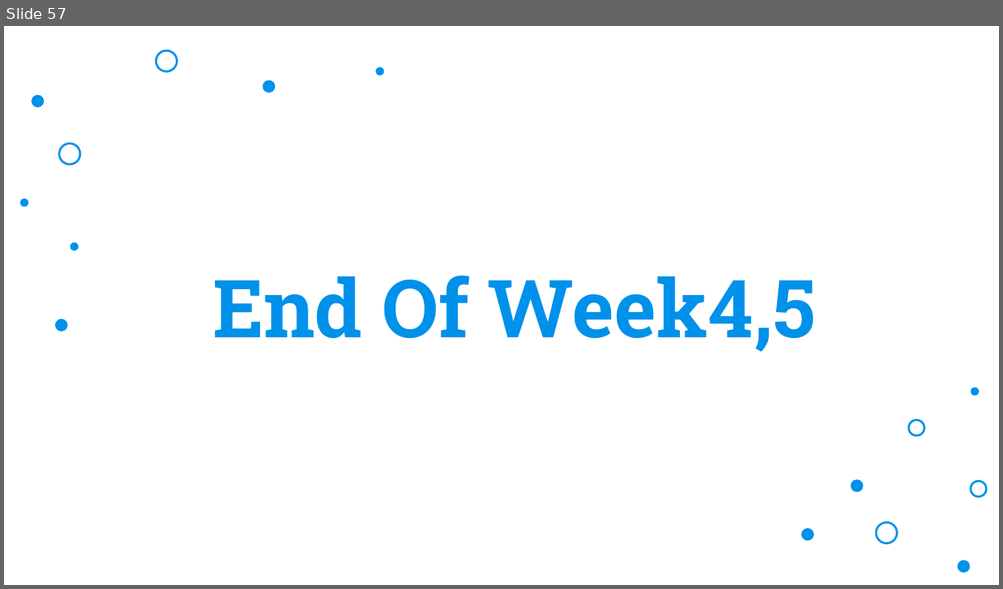
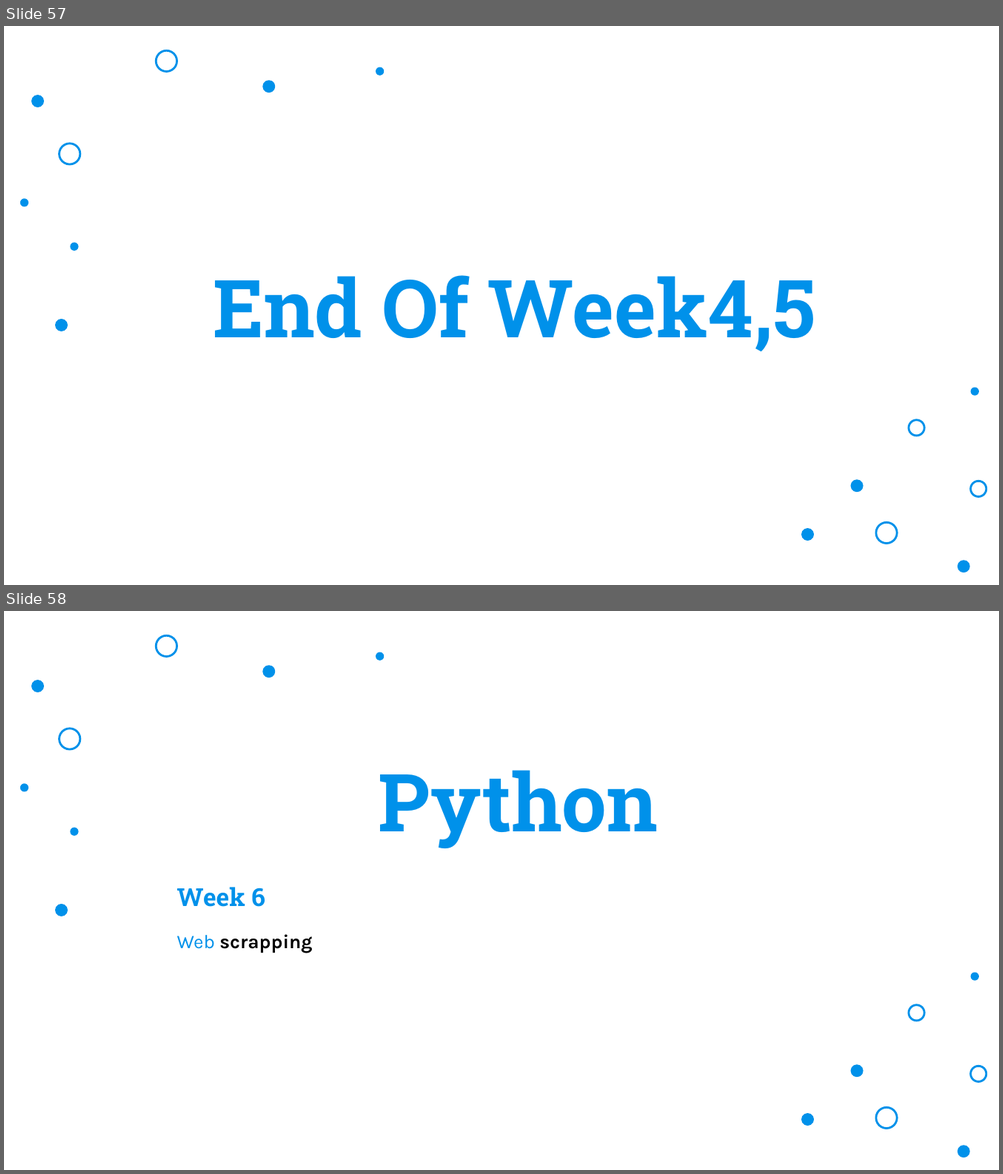
Before and after one commit to Huzaifa1910/TMC-Data-Classes, a slide deck: Data Engineering.pptx. Shown one above the other, each under a label of ours: slide 57 before the commit, slides 57 and 58 after it. The pictures are 1003x589 and 1003x1174 pixels, drawn with LibreOffice and Linux fonts; fonts in the diff are those of the drawing; background and template pictures are left out. Boxes give left, top, right and bottom in pixels: in the first picture for what was removed or moved away, otherwise in the second. Text is boxed around its words. In the diff, an @@ line names an element or a change of style, - is before the commit and + after.

```diff
--- a/Data Engineering.pptx
+++ b/Data Engineering.pptx
@@ slide 58 added at (4,611,999,1170), background picture (left out); not listed: 15 template elements that a slide beside it also shows @@
@@ title added at (378,770,657,849), 58 pt, text #0091EA, bold @@
+Python
@@ text added at (177,887,265,907), 18 pt, text #0091EA, bold @@
+Week 6
@@ text added at (177,934,312,954), 14 pt, text #000000, bold @@
+Web scrapping
```
Also in this commit, not shown: 2 slides changed, 5 other slides added, 14 other files.
